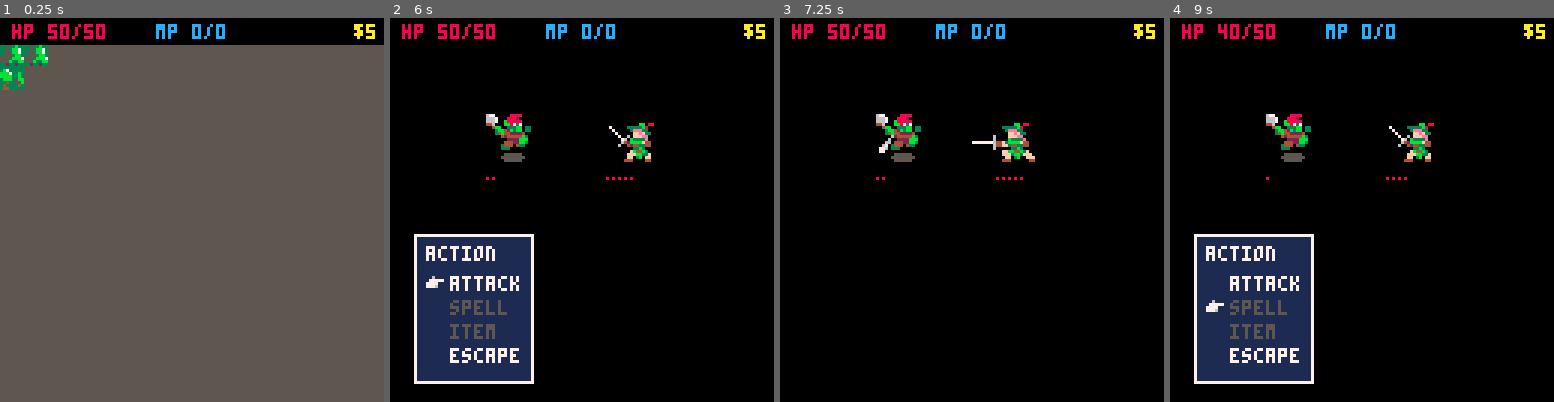
Above: before the commit, frames 1-4 (left to right).
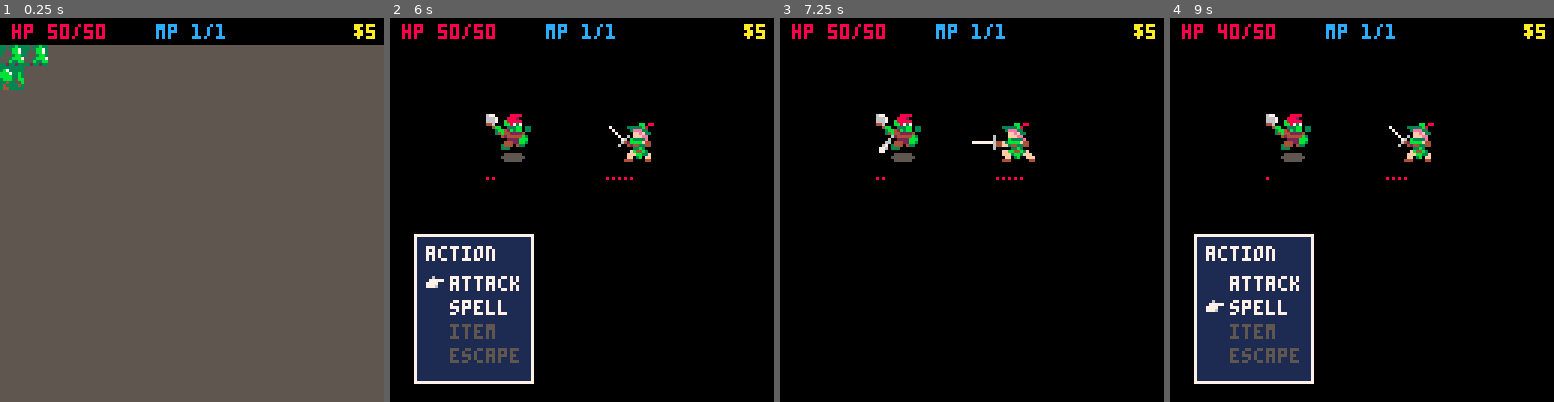
Above: after the commit, the same moments.

Repository: AddisonMink/pico8-rpg
Game: PICO-8 cartridge main.p8
The game is run twice, just before and just after one commit, with the same random seed, the same clock (stepped at 60 frames per second) and the same inputs.
Inputs:
- Up to frame 1 (0.25 s): no input
- Up to frame 2 (6 s): tap O (Z key) at 0.33, 0.7, 1.43, 2.22, 3.1, 3.98, 4.87, 5.75 s; tap X (X key) at 1.07, 2.07, 2.4, 2.73, 3.07, 3.4, 3.73, 4.07, 4.4, 4.73, 5.07, 5.4, 5.73 s; hold Left 1.97-2.37 s; hold Down 2.42-2.82 s; hold Right 2.87-3.53 s; hold Up 3.58-4.08 s; hold Right 4.13-4.53 s; hold Down 4.58-5.08 s; hold Left 5.13-5.8 s; hold Up from 5.85 s (still down)
- Up to frame 3 (7.25 s): tap X (X key) every 0.33 s from 6.07 to 7.07 s; release Up at 6.18 s; hold Left 6.23-6.63 s; tap O (Z key) at 6.63 s; hold Down 6.68-7.08 s; hold Right from 7.13 s (still down)
- Up to frame 4 (9 s): tap X (X key) every 0.33 s from 7.4 to 8.73 s; tap O (Z key) at 7.52, 8.4 s; release Right at 7.8 s; hold Up 7.85-8.35 s; hold Right 8.4-8.8 s; hold Down from 8.85 s (still down)

The runs differ from the first frame. In frame 1, 0.1% of the frame differs, in the area x 50-59%, y 1-5%; in frame 2, 0.7%, in the area x 15-59%, y 1-90%; in frame 3, 0.1%; in frame 4, 0.7%.

Commit message:
add sleep spell, sleep status, and escape mechanic.

Diff:
--- a/action_menu.lua
+++ b/action_menu.lua
@@ -1,4 +1,4 @@
-function action_menu_new()
+function action_menu_new(can_escape)
   local action_menu, item_menu, spell_menu
   local state = "action"
   local me = {}
@@ -10,9 +10,9 @@
     { "attack", "spell", "item", "escape" },
     function(action)
       return action == "attack"
-          or action == "spell" and #global.spells > 0
+          or action == "spell" and global.player.mp > 0
           or action == "item" and #global.items > 0
-          or action == "escape"
+          or action == "escape" and can_escape
     end
   )
 
@@ -32,7 +32,10 @@
     nil,
     global.spells,
     nil,
-    nil
+    nil,
+    function(spell)
+      return pad_str(spell.name, 10) .. spell.desc
+    end
   )
   -- #endregion
 
@@ -67,7 +70,7 @@
 
   function me:draw()
     local camera_x, camera_y = peek2(0x5f28), peek2(0x5f2a)
-    local x,y = camera_x + 8, camera_y + 128 - 56
+    local x, y = camera_x + 8, camera_y + 128 - 56
     if state == "action" then
       action_menu:draw(x, y)
     elseif state == "item" then
--- a/battle.lua
+++ b/battle.lua
@@ -56,7 +56,7 @@
     end
 
     if unit.sleep then
-      spr(109, x + 16, y)
+      spr(142, x + 16, y)
       for i = 1, unit.sleep do
         local x = x + 24 + i * 2
         rectfill(x, y, x, y, 7)
@@ -69,6 +69,17 @@
       rectfill(x, y, x, y, 8)
       x += 2
     end
+  end
+
+  local function compile_effects(effs, range)
+    local target = range == "self" and player or enemy
+    local compiled = {}
+    for effect in all(effs) do
+      local e = copy_table(effect)
+      e.target = target
+      add(compiled, e)
+    end
+    return compiled
   end
 
   local effect_handlers = {
@@ -129,8 +140,16 @@
         t0, dur = time(), 0.3
         state = "exec"
       elseif result == "escape" then
+        state = "escape"
       elseif result.type == "item" then
       elseif result.type == "spell" then
+        local spell = result.spell
+        local compiled = compile_effects(spell.effects, spell.range)
+        player.mp -= 1
+        effects = compiled
+        dur, t0 = 0, time()
+        acting = player
+        state = "exec"
       end
     elseif state == "enemy_turn" then
       local behavior = enemy.behavior(enemy, player)
@@ -157,14 +176,27 @@
       elseif enemy.hp <= 0 then
         state = "win"
       elseif acting == player then
-        state = "enemy_turn"
+        if enemy.sleep then
+          enemy.sleep -= 1
+          if enemy.sleep <= 0 then enemy.sleep = nil end
+          effects = { { t = "message", target = enemy, text = "sleep" } }
+          acting = enemy
+          t0, dur = time(), 0
+
+          state = "exec"
+        else
+          state = "enemy_turn"
+        end
       elseif acting == enemy then
         state = "player_turn"
+        action_menu = action_menu_new(enemy.sleep)
       end
     elseif state == "win" and btnp(4) then
       return "win", enemy.coins
     elseif state == "lose" and btnp(4) then
       return "lose"
+    elseif state == "escape" and btnp(4) then
+      return "escape"
     end
   end
 
@@ -180,6 +212,8 @@
       draw_message("v i c t o r y", 7)
     elseif state == "lose" then
       draw_message("d e f e a t", 8)
+    elseif state == "escape" then
+      draw_message("e s c a p e d", 6)
     end
   end
 
--- a/game.lua
+++ b/game.lua
@@ -38,6 +38,8 @@
         global.coins += result
         transition(battle, world, "world")
       elseif code == "lose" then
+      elseif code == "escape" then
+        transition(battle, world, "world")
       end
     elseif state == "transition" then
       local done = time() - t0 > screen_transition_dur
--- a/global_state.lua
+++ b/global_state.lua
@@ -5,10 +5,10 @@
     sprite_id = 128,
     hp = 50,
     max_hp = 50,
-    mp = 0,
-    max_mp = 0
+    mp = 1,
+    max_mp = 1
   },
-  spells = {},
+  spells = { sleep_spell },
   items = {},
   coins = 5,
 
--- a/main.p8
+++ b/main.p8
@@ -5,8 +5,9 @@
 #include menu.lua
 #include menu_tree.lua
 #include action_menu.lua
+#include spell.lua
+#include enemy.lua
 #include global_state.lua
-#include enemy.lua
 #include dialogue.lua
 #include world.lua
 #include battle.lua
--- /dev/null
+++ b/spell.lua
@@ -0,0 +1,9 @@
+sleep_spell = {
+  name = "sleep",
+  range = "other",
+  desc = "put foe to sleep",
+  effects = {
+    { t = "animation", id = 192 },
+    { t = "sleep" }
+  }
+}
